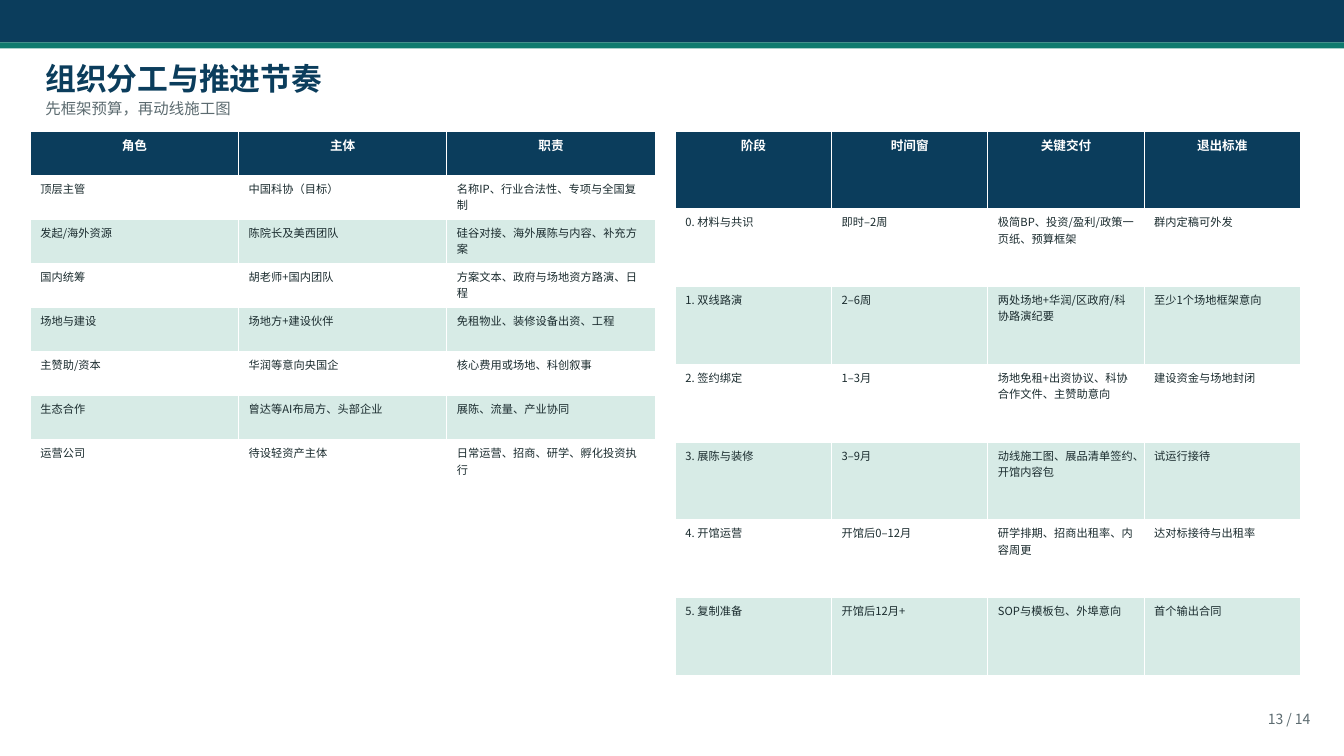
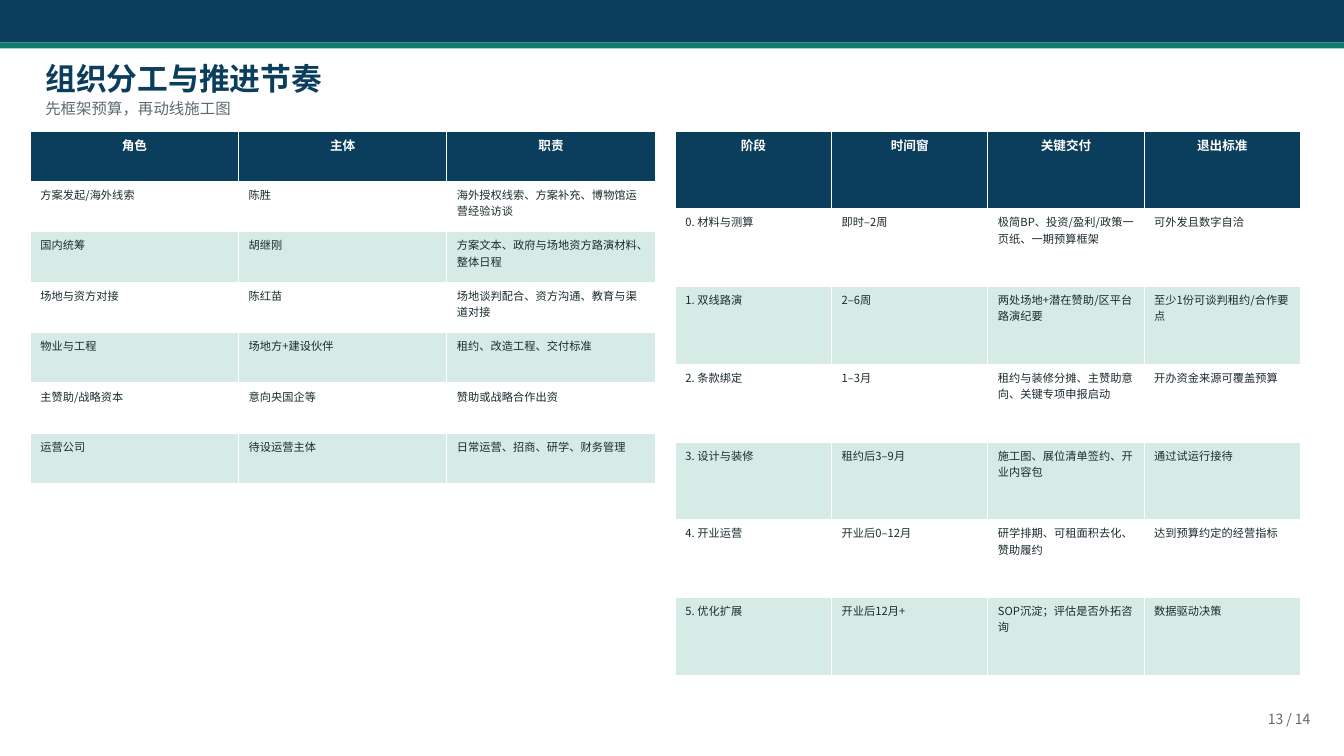
Before and after one commit to hujigang2010-maker/AIDEN, a slide deck: slide 13 of deliverables/上海AI博物馆_可执行落地方案.pptx. Drawn at 1344x756 pixels with LibreOffice and Linux fonts; fonts in the diff are those of the drawing. Boxes give left, top, right and bottom in pixels: in the first picture for what was removed or moved away, otherwise in the second. Text is boxed around its words. In the diff, an @@ line names an element or a change of style, - is before the commit and + after.

```diff
--- a/deliverables/上海AI博物馆_可执行落地方案.pptx
+++ b/deliverables/上海AI博物馆_可执行落地方案.pptx
@@ table at bbox=[30, 131, 656, 484] @@
-row 2: 顶层主管 | 中国科协（目标） | 名称IP、行业合法性、专项与全国复制
-row 3: 发起/海外资源 | 陈院长及美西团队 | 硅谷对接、海外展陈与内容、补充方案
-row 4: 国内统筹 | 胡老师+国内团队 | 方案文本、政府与场地资方路演、日程
-row 5: 场地与建设 | 场地方+建设伙伴 | 免租物业、装修设备出资、工程
-row 6: 主赞助/资本 | 华润等意向央国企 | 核心费用或场地、科创叙事
-row 7: 生态合作 | 曾达等AI布局方、头部企业 | 展陈、流量、产业协同
-row 8: 运营公司 | 待设轻资产主体 | 日常运营、招商、研学、孵化投资执行
+row 2: 方案发起/海外线索 | 陈胜 | 海外授权线索、方案补充、博物馆运营经验访谈
+row 3: 国内统筹 | 胡继刚 | 方案文本、政府与场地资方路演材料、整体日程
+row 4: 场地与资方对接 | 陈红苗 | 场地谈判配合、资方沟通、教育与渠道对接
+row 5: 物业与工程 | 场地方+建设伙伴 | 租约、改造工程、交付标准
+row 6: 主赞助/战略资本 | 意向央国企等 | 赞助或战略合作出资
+row 7: 运营公司 | 待设运营主体 | 日常运营、招商、研学、财务管理
@@ table at bbox=[676, 131, 1301, 676] @@
-row 2: 0. 材料与共识 | 即时–2周 | 极简BP、投资/盈利/政策一页纸、预算框架 | 群内定稿可外发
+row 2: 0. 材料与测算 | 即时–2周 | 极简BP、投资/盈利/政策一页纸、一期预算框架 | 可外发且数字自洽
-row 3, column 3: 两处场地+华润/区政府/科协路演纪要
+row 3, column 3: 两处场地+潜在赞助/区平台路演纪要
-row 3, column 4: 至少1个场地框架意向
+row 3, column 4: 至少1份可谈判租约/合作要点
-row 4: 2. 签约绑定 | 1–3月 | 场地免租+出资协议、科协合作文件、主赞助意向 | 建设资金与场地封闭
+row 4: 2. 条款绑定 | 1–3月 | 租约与装修分摊、主赞助意向、关键专项申报启动 | 开办资金来源可覆盖预算
-row 5: 3. 展陈与装修 | 3–9月 | 动线施工图、展品清单签约、开馆内容包 | 试运行接待
+row 5: 3. 设计与装修 | 租约后3–9月 | 施工图、展位清单签约、开业内容包 | 通过试运行接待
-row 6: 4. 开馆运营 | 开馆后0–12月 | 研学排期、招商出租率、内容周更 | 达对标接待与出租率
+row 6: 4. 开业运营 | 开业后0–12月 | 研学排期、可租面积去化、赞助履约 | 达到预算约定的经营指标
-row 7: 5. 复制准备 | 开馆后12月+ | SOP与模板包、外埠意向 | 首个输出合同
+row 7: 5. 优化扩展 | 开业后12月+ | SOP沉淀；评估是否外拓咨询 | 数据驱动决策
```
Also in this commit, not shown: 13 other slides changed, 7 other files.
